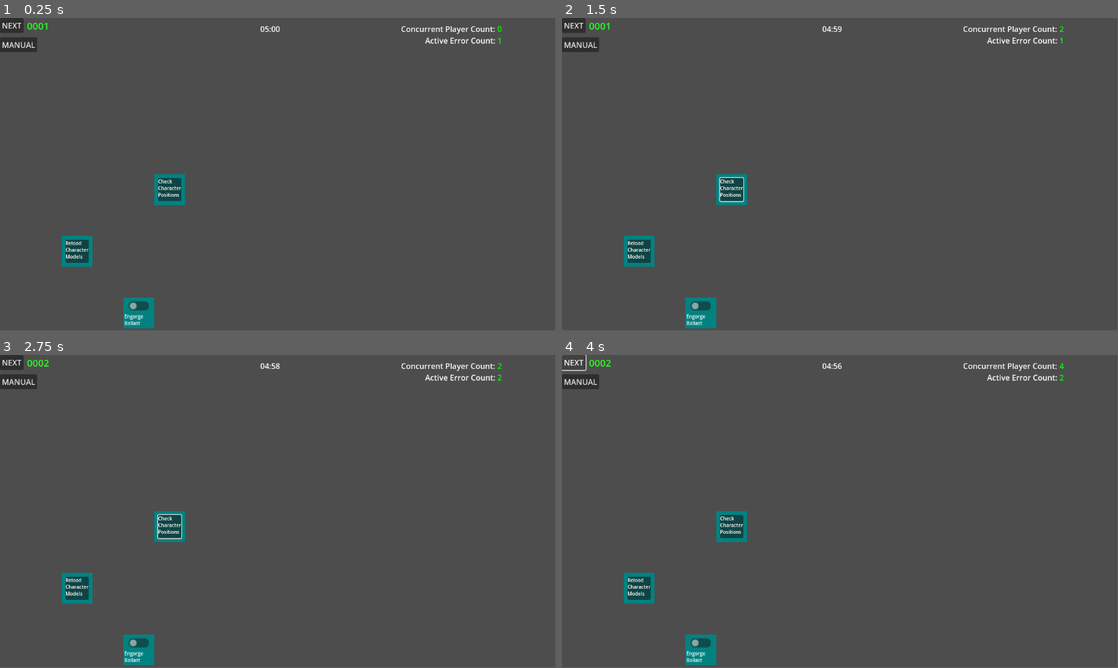
Above: before the commit, frames 1-4 (two rows, left to right).
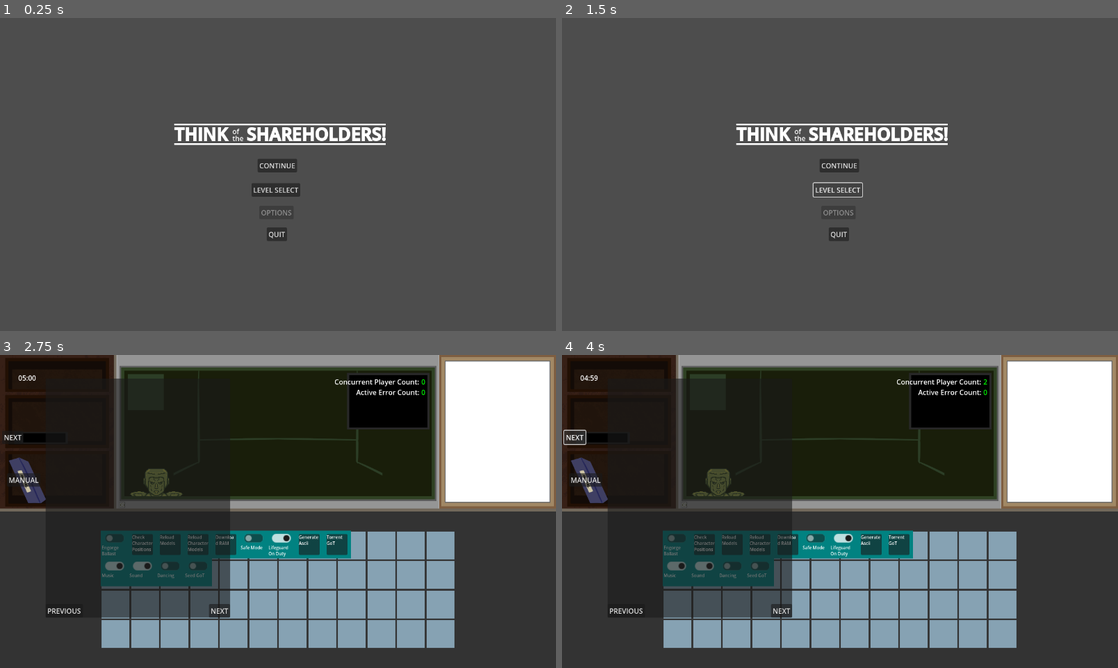
Above: after the commit, the same moments.

Repository: Carth501/team-ferret
Game: Godot game, scene res://scenes/main_menu.tscn
Same seed, same stepped clock (60 frames per second), same inputs: the game is played once before the commit and once after it. Before the commit the project starts from res://scenes/cubicle.tscn.
Inputs (mouse positions are in pixels of both pictures, inside the frame that each line leads up to):
- Up to frame 1 (0.25 s): no input
- Up to frame 2 (1.5 s): click (734, 190) at 0.52 s; click (840, 190) at 1.25 s, where only the run after the commit has a clickable "LEVEL SELECT"
- Up to frame 3 (2.75 s): click (278, 502) at 2 s, where only the run after the commit has a clickable "CONTINUE"
- Up to frame 4 (4 s): click (706, 542) at 2.77 s; click "NEXT" at 3.5 s
In our replay, the window is 799x449 before the commit and 800x450 after it. These sizes can differ from the game's own. Grey fills any space a smaller window leaves; there, only what the larger window draws over its background counts as a difference.

The runs differ from the first frame. In frame 1, 4.8% of the frame differs, in the area x 0-91%, y 0-100%; in frame 2, 4.6%; in frame 3, 95%; in frame 4, 95%, in the area x 0-100%, y 0-100%.

Commit message:
add background and main menu

Diff:
--- a/data/control_list.json
+++ b/data/control_list.json
@@ -3,78 +3,78 @@
 		"label": "Engorge Ballast",
 		"id": "engorge_ballast",
 		"type": "switch",
-		"offset": [4, 4]
+		"offset": [0, 0]
 	},
 	{
 		"label": "Check Character Positions",
 		"id": "check_char_pos",
 		"type": "button",
-		"offset": [5, 0]
+		"offset": [1, 0]
 	},
 	{
 		"label": "Reload Models",
 		"id": "reload_models",
 		"type": "button",
-		"offset": [2, 3]
+		"offset": [2, 0]
 	},
 	{
 		"label": "Reload Character Models",
 		"id": "reload_char_models",
 		"type": "button",
-		"offset": [2, 2]
+		"offset": [3, 0]
 	},
 	{
 		"label": "Download RAM",
 		"id": "download_ram",
 		"type": "button",
-		"offset": [0, 4]
+		"offset": [4, 0]
 	},
 	{
 		"label": "Safe Mode",
 		"id": "safe_mode",
 		"type": "switch",
-		"offset": [3, 3]
+		"offset": [5, 0]
 	},
 	{
 		"label": "Lifeguard On Duty",
 		"id": "lifeguard",
 		"type": "switch",
-		"offset": [5, 3]
+		"offset": [6, 0]
 	},
 	{
 		"label": "Music",
 		"id": "music",
 		"type": "switch",
-		"offset": [1, 1]
+		"offset": [0, 1]
 	},
 	{
 		"label": "Sound",
 		"id": "sound",
 		"type": "switch",
-		"offset": [1, 0]
+		"offset": [1, 1]
 	},
 	{
 		"label": "Dancing",
 		"id": "dancing",
 		"type": "switch",
-		"offset": [1, 2]
+		"offset": [2, 1]
 	},
 	{
 		"label": "Generate Ascii",
 		"id": "gen_ascii",
 		"type": "button",
-		"offset": [0, 2]
+		"offset": [7, 0]
 	},
 	{
 		"label": "Torrent GoT",
 		"id": "torrent_got",
 		"type": "button",
-		"offset": [0, 3]
+		"offset": [8, 0]
 	},
 	{
 		"label": "Seed GoT",
 		"id": "seed_got",
 		"type": "switch",
-		"offset": [0, 4]
+		"offset": [3, 1]
 	},
 ]
--- a/data/level_list.json
+++ b/data/level_list.json
@@ -30,6 +30,9 @@
 				"time": 2.3,
 			},
 		],
+		"errors": [
+			"0001", "0002"
+		],
 		"init_values": {
 			"lifeguard": true,
 			"music": true,
--- a/project.godot
+++ b/project.godot
@@ -11,13 +11,20 @@
 [application]
 
 config/name="Think of the Shareholders!"
-run/main_scene="res://scenes/cubicle.tscn"
+run/main_scene="res://scenes/main_menu.tscn"
 config/features=PackedStringArray("4.2", "Mobile")
 config/icon="res://icon.svg"
 
 [autoload]
 
 data_libraries_single="*res://scripts/data_libraries.gd"
+level_loader_single="*res://scenes/level_loader.tscn"
+
+[display]
+
+window/size/viewport_width=1280
+window/size/viewport_height=720
+window/size/resizable=false
 
 [dotnet]
 
--- a/scenes/cubicle.tscn
+++ b/scenes/cubicle.tscn
@@ -1,7 +1,8 @@
-[gd_scene load_steps=8 format=3 uid="uid://7njdisfyhwjd"]
+[gd_scene load_steps=9 format=3 uid="uid://7njdisfyhwjd"]
 
 [ext_resource type="Script" path="res://scripts/cubicle.gd" id="1_b5jef"]
 [ext_resource type="PackedScene" uid="uid://165fi1uw1mne" path="res://scenes/level_clock.tscn" id="2_eni3y"]
+[ext_resource type="Texture2D" uid="uid://7hgdoywoncbi" path="res://assets/images/cubicle_background.png" id="2_kdl47"]
 [ext_resource type="PackedScene" uid="uid://bldt2tc567tql" path="res://scenes/pager.tscn" id="3_fcxxh"]
 [ext_resource type="Script" path="res://scripts/error_factory.gd" id="4_cxbfh"]
 [ext_resource type="PackedScene" uid="uid://dtyv8dggwfwl" path="res://scenes/manual.tscn" id="5_neuwc"]
@@ -10,28 +11,32 @@
 
 [node name="Cubicle" type="Node" node_paths=PackedStringArray("control_panel", "timer_corral", "error_factory_controller", "manual_instance")]
 script = ExtResource("1_b5jef")
-current_level_id = "ring-1"
+current_level_id = "test"
 control_panel = NodePath("ScrollContainer/Control")
 timer_corral = NodePath("Timer Corral")
 error_factory_controller = NodePath("ErrorFactory")
 manual_instance = NodePath("manual")
 
+[node name="TextureRect" type="TextureRect" parent="."]
+offset_right = 40.0
+offset_bottom = 40.0
+texture = ExtResource("2_kdl47")
+stretch_mode = 5
+
 [node name="level clock" parent="." instance=ExtResource("2_eni3y")]
-offset_left = 540.0
-offset_top = 11.0
-offset_right = -572.0
-offset_bottom = -610.0
+offset_left = 42.0
+offset_top = 41.0
+offset_right = -1198.0
+offset_bottom = -653.0
 
 [node name="Timer" type="Timer" parent="."]
 autostart = true
 
 [node name="ScrollContainer" type="ScrollContainer" parent="."]
-anchors_preset = -1
-anchor_top = 0.5
-anchor_right = 1.0
-anchor_bottom = 1.0
-offset_right = 40.0
-offset_bottom = 40.0
+offset_left = 232.0
+offset_top = 404.0
+offset_right = 1000.0
+offset_bottom = 660.0
 size_flags_horizontal = 3
 size_flags_vertical = 3
 
@@ -43,8 +48,10 @@
 [node name="Timer Corral" type="Node" parent="."]
 
 [node name="pager" parent="." instance=ExtResource("3_fcxxh")]
-offset_right = -1043.0
-offset_bottom = -611.0
+offset_left = 5.0
+offset_top = 174.0
+offset_right = -1161.0
+offset_bottom = -512.0
 
 [node name="ErrorFactory" type="Node" parent="." node_paths=PackedStringArray("cubicle_instance")]
 script = ExtResource("4_cxbfh")
@@ -52,15 +59,16 @@
 probability = 0.2
 
 [node name="manual" parent="." instance=ExtResource("5_neuwc")]
-offset_top = 40.0
-offset_right = -680.0
-offset_bottom = -329.0
+offset_left = 16.0
+offset_top = 272.0
+offset_right = -1179.0
+offset_bottom = -411.0
 
 [node name="CpcMonitor" parent="." instance=ExtResource("6_18xk0")]
-offset_left = 832.0
-offset_top = 11.0
-offset_right = -71.0
-offset_bottom = -607.0
+offset_left = 770.0
+offset_top = 50.0
+offset_right = -293.0
+offset_bottom = -617.0
 
 [node name="CpcCalculator" parent="." node_paths=PackedStringArray("display") instance=ExtResource("7_dldy6")]
 display = NodePath("../CpcMonitor")
--- /dev/null
+++ b/scenes/level_loader.tscn
@@ -0,0 +1,6 @@
+[gd_scene load_steps=2 format=3 uid="uid://bxykjvkttmrum"]
+
+[ext_resource type="Script" path="res://scripts/level_loader.gd" id="1_r0v36"]
+
+[node name="level_loader" type="Node"]
+script = ExtResource("1_r0v36")
--- /dev/null
+++ b/scenes/logo.tscn
@@ -0,0 +1,39 @@
+[gd_scene format=3 uid="uid://c6l8ayc6kej8h"]
+
+[node name="Logo" type="RichTextLabel"]
+clip_contents = false
+offset_left = 384.0
+offset_top = 241.0
+offset_right = 906.0
+offset_bottom = 301.0
+theme_override_font_sizes/normal_font_size = 24
+theme_override_font_sizes/bold_font_size = 39
+bbcode_enabled = true
+text = "[center][b]THINK[/b]       [b]SHAREHOLDERS![/b][/center]"
+
+[node name="of" type="RichTextLabel" parent="."]
+layout_mode = 0
+offset_left = 151.0
+offset_top = 8.0
+offset_right = 183.0
+offset_bottom = 32.0
+text = "of"
+
+[node name="Line2D" type="Line2D" parent="."]
+position = Vector2(0, 4)
+points = PackedVector2Array(17, 0, 504, 0)
+width = 4.0
+
+[node name="Line2D2" type="Line2D" parent="."]
+position = Vector2(-1, 49)
+points = PackedVector2Array(18, 0, 505, 0)
+width = 4.0
+
+[node name="the" type="RichTextLabel" parent="."]
+layout_mode = 0
+offset_left = 151.0
+offset_top = 24.0
+offset_right = 183.0
+offset_bottom = 48.0
+text = "the
+"
--- /dev/null
+++ b/scenes/main_menu.tscn
@@ -0,0 +1,46 @@
+[gd_scene load_steps=4 format=3 uid="uid://jnq42xdbfulu"]
+
+[ext_resource type="Script" path="res://scripts/main_menu.gd" id="1_3t2ir"]
+[ext_resource type="PackedScene" uid="uid://c6l8ayc6kej8h" path="res://scenes/logo.tscn" id="1_f7edf"]
+[ext_resource type="Script" path="res://scripts/quitter.gd" id="2_m38df"]
+
+[node name="MainMenu" type="Node"]
+script = ExtResource("1_3t2ir")
+
+[node name="Logo" parent="." instance=ExtResource("1_f7edf")]
+
+[node name="quit" type="Button" parent="."]
+offset_left = 614.0
+offset_top = 482.0
+offset_right = 661.0
+offset_bottom = 513.0
+text = "QUIT"
+
+[node name="quitter" type="Node" parent="quit"]
+script = ExtResource("2_m38df")
+
+[node name="Button2" type="Button" parent="."]
+offset_left = 597.0
+offset_top = 432.0
+offset_right = 676.0
+offset_bottom = 463.0
+disabled = true
+text = "OPTIONS"
+
+[node name="Level Select" type="Button" parent="."]
+offset_left = 579.0
+offset_top = 380.0
+offset_right = 691.0
+offset_bottom = 411.0
+text = "LEVEL SELECT
+"
+
+[node name="Continue" type="Button" parent="."]
+offset_left = 593.0
+offset_top = 324.0
+offset_right = 672.0
+offset_bottom = 355.0
+text = "CONTINUE"
+
+[connection signal="pressed" from="quit" to="quit/quitter" method="endgame"]
+[connection signal="pressed" from="Continue" to="." method="load_continue"]
--- a/scenes/manual.tscn
+++ b/scenes/manual.tscn
@@ -1,14 +1,15 @@
-[gd_scene load_steps=2 format=3 uid="uid://dtyv8dggwfwl"]
+[gd_scene load_steps=3 format=3 uid="uid://dtyv8dggwfwl"]
 
 [ext_resource type="Script" path="res://scripts/manual.gd" id="1_u3mp4"]
+[ext_resource type="Script" path="res://scenes/manual_panel.gd" id="2_vupmp"]
 
 [node name="manual" type="Control" node_paths=PackedStringArray("popup", "text")]
 layout_mode = 3
 anchors_preset = 15
 anchor_right = 1.0
 anchor_bottom = 1.0
-offset_right = -773.0
-offset_bottom = -429.0
+offset_right = -1199.0
+offset_bottom = -683.0
 grow_horizontal = 2
 grow_vertical = 2
 script = ExtResource("1_u3mp4")
@@ -22,12 +23,12 @@
 text = "MANUAL"
 
 [node name="Panel" type="Panel" parent="."]
-visible = false
 layout_mode = 0
-offset_left = 5.0
-offset_top = 36.0
-offset_right = 430.0
-offset_bottom = 586.0
+offset_left = 89.0
+offset_top = -218.0
+offset_right = 514.0
+offset_bottom = 332.0
+script = ExtResource("2_vupmp")
 
 [node name="RichTextLabel" type="RichTextLabel" parent="Panel"]
 layout_mode = 0
@@ -35,6 +36,7 @@
 offset_top = 8.0
 offset_right = 417.0
 offset_bottom = 509.0
+mouse_filter = 2
 bbcode_enabled = true
 
 [node name="Previous Page" type="Button" parent="Panel"]
--- /dev/null
+++ b/scenes/manual_panel.gd
@@ -0,0 +1 @@
+extends Panel
--- a/scenes/pager.tscn
+++ b/scenes/pager.tscn
@@ -7,6 +7,8 @@
 anchors_preset = 15
 anchor_right = 1.0
 anchor_bottom = 1.0
+offset_right = -1158.0
+offset_bottom = -683.0
 grow_horizontal = 2
 grow_vertical = 2
 script = ExtResource("1_k0vfd")
--- a/scripts/cubicle.gd
+++ b/scripts/cubicle.gd
@@ -10,6 +10,7 @@
 @export var error_factory_controller: error_factory
 @export var manual_instance: manual
 var data
+var loader: level_loader
 var current_level
 var error_schedule := []
 var error_catalogue := []
@@ -21,10 +22,15 @@
 	data = get_node("/root/data_libraries_single")
 	if(!data.ready):
 		await data.ready
-	load_level()
+	loader = get_node("/root/level_loader_single")
+	if(!loader.ready):
+		await loader.ready
+	loader.cubicle_ready(self)
 
-func load_level():
-	get_level(data.level_data)
+func load_level(level_id: String = "test"):
+	print(str("level_id ", level_id))
+	current_level_id = level_id
+	get_level()
 	get_error_schedule(current_level)
 	get_error_catalogue(current_level)
 	create_module_id_list()
@@ -34,7 +40,8 @@
 	set_initial_module_settings()
 	populate_error_factory()
 
-func get_level(level_list: Array):
+func get_level():
+	var level_list = data.level_data
 	for level in level_list:
 		if (level.id == current_level_id):
 			current_level = level
@@ -48,6 +55,8 @@
 		error_schedule.append(error_item)
 
 func get_error_catalogue(level):
+	if(!level.has("errors")):
+		push_warning("level has no errors list, was this intentional?")
 	var error_id_list = level.errors
 	for error in error_id_list:
 		error_catalogue.append(dereference_error_id(error))
@@ -116,6 +125,7 @@
 
 func next_error_report():
 	var new_error = error_schedule.pop_front()
+	print(str("new_error ", new_error))
 	diagetic_error_report.emit(new_error)
 
 func announce_error_resolved(error_id):
--- /dev/null
+++ b/scripts/level_loader.gd
@@ -0,0 +1,19 @@
+class_name level_loader extends Node
+
+var cubicle_instance: cubicle
+var next_level_id: String
+
+func load_level(id: String):
+	var tree = get_tree()
+	var error = tree.change_scene_to_file("res://scenes/cubicle.tscn")
+
+func load_continue():
+	print("load_continue")
+	load_level("ring-1")
+
+func cubicle_ready(new_cubicle: cubicle):
+	cubicle_instance = new_cubicle
+	if(next_level_id != null && next_level_id != ""):
+		cubicle_instance.load_level(next_level_id)
+	else:
+		cubicle_instance.load_level()
--- /dev/null
+++ b/scripts/main_menu.gd
@@ -0,0 +1,9 @@
+class_name main_menu extends Node
+
+func load_continue():
+	var loader = get_node("/root/level_loader_single")
+	if(loader == null):
+		push_error("loader singleton not found.")
+	if(!loader.ready):
+		await loader.ready
+	loader.load_continue()
--- /dev/null
+++ b/scripts/quitter.gd
@@ -0,0 +1,4 @@
+extends Node
+
+func endgame():
+	get_tree().quit()
Binary file added: assets/images/cubicle_background.png
Not shown, added: assets/images/cubicle_background.png.import
